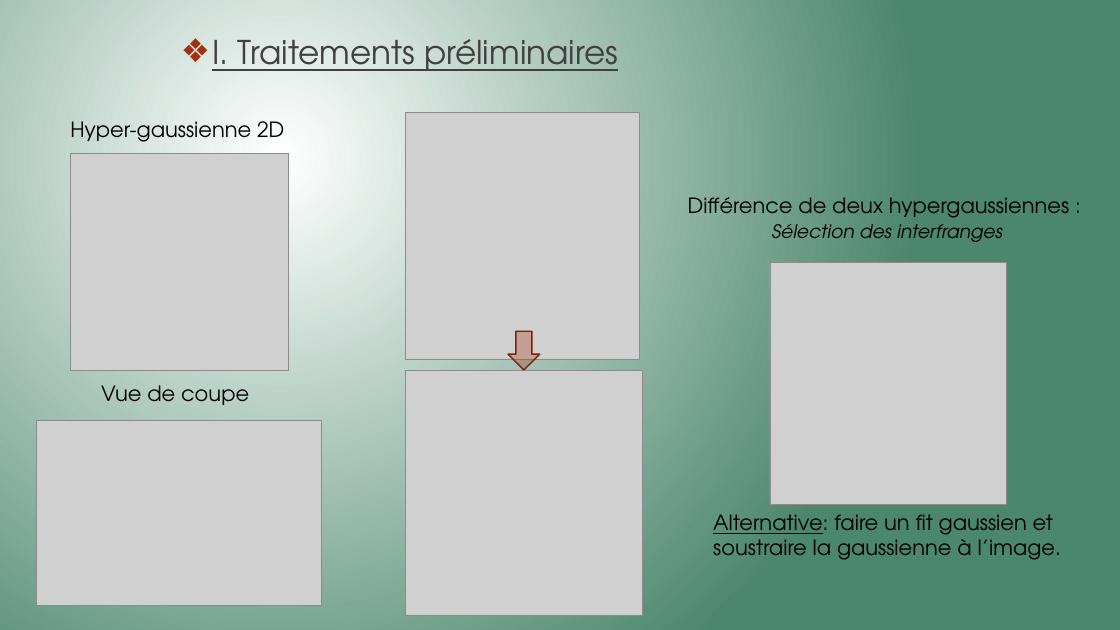
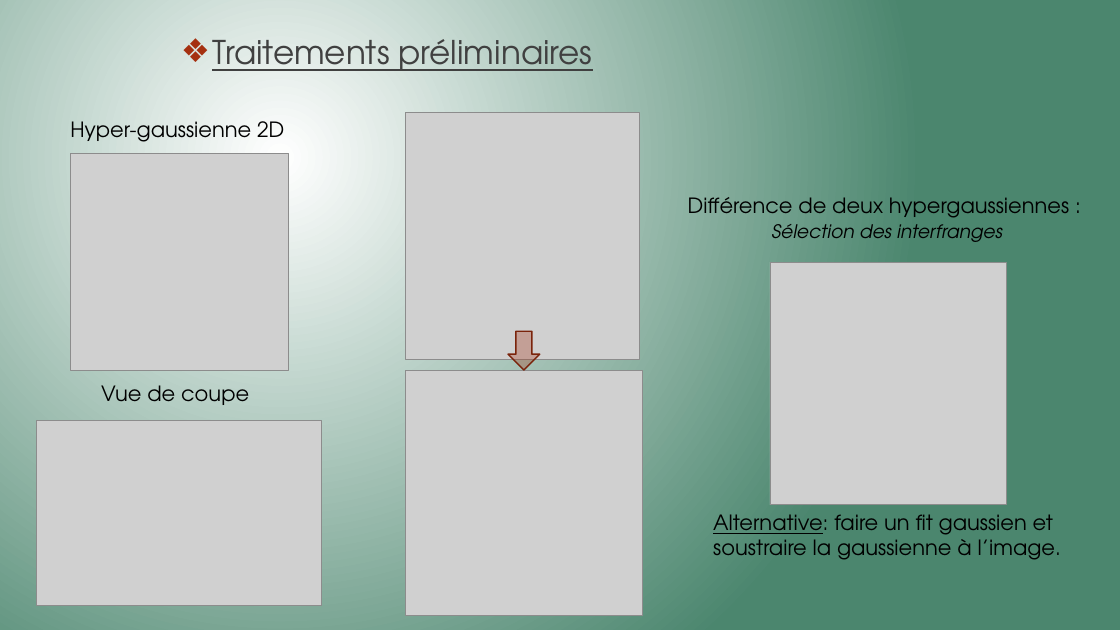
Before and after one commit to Killian-Herveau/PIMS, a slide deck: slide 7 of Pres_Avril/PresentationPIMSAvril.pptx (slide 8 before the commit). Drawn at 1120x630 pixels with LibreOffice and Linux fonts; fonts in the diff are those of the drawing; grey boxes stand for pictures. Boxes give left, top, right and bottom in pixels: in the first picture for what was removed or moved away, otherwise in the second. Text is boxed around its words. In the diff, an @@ line names an element or a change of style, - is before the commit and + after.

```diff
--- a/Pres_Avril/PresentationPIMSAvril.pptx
+++ b/Pres_Avril/PresentationPIMSAvril.pptx
@@ text at bbox=[212, 39, 593, 71]: text changed @@
-❖ I. Traitements préliminaires
+❖ Traitements préliminaires
```
Also in this commit, not shown: 9 other slides changed, 5 slides added, 2 slides removed, 1 other file.
